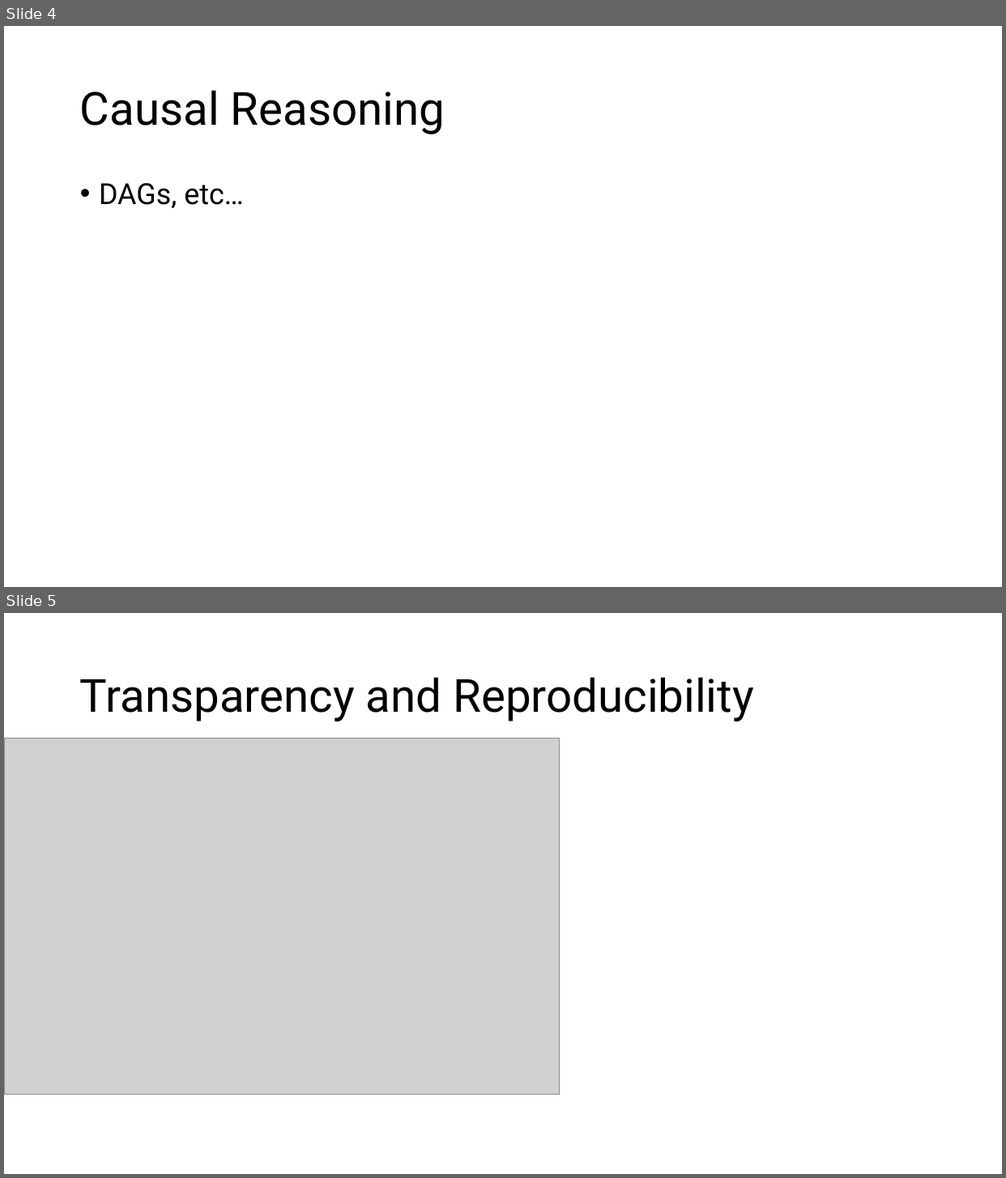
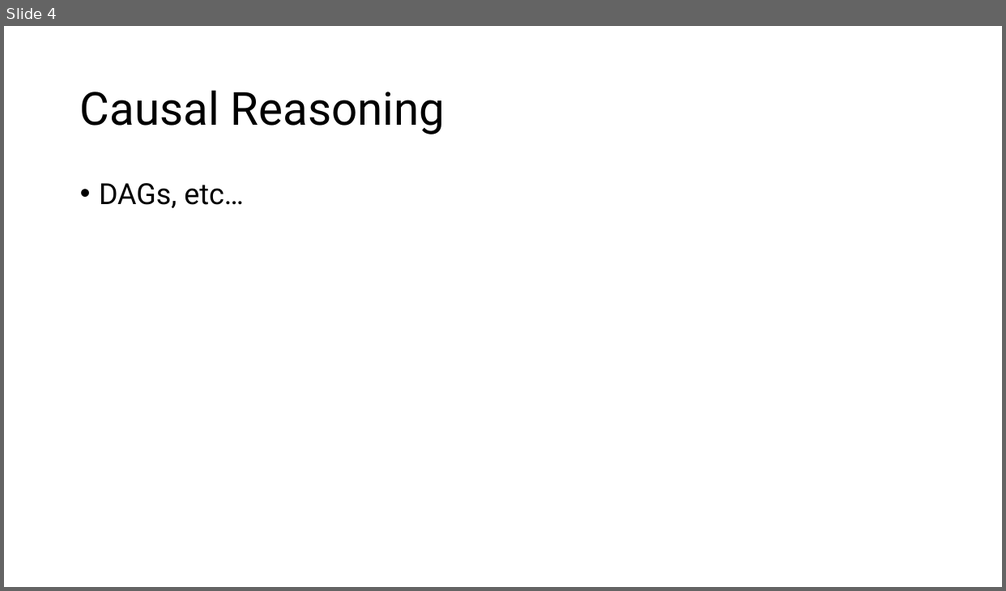
Before and after one commit to starnma1/BME_321_MiniProject, a slide deck: presentation/miniproject_presentation.pptx. Shown one above the other, each under a label of ours: slides 4 and 5 before the commit, slide 4 after it. The pictures are 1006x1178 and 1006x591 pixels, drawn with LibreOffice and Linux fonts; fonts in the diff are those of the drawing; grey boxes stand for pictures. Boxes give left, top, right and bottom in pixels: in the first picture for what was removed or moved away, otherwise in the second. Text is boxed around its words. In the diff, an @@ line names an element or a change of style, - is before the commit and + after.

```diff
--- a/presentation/miniproject_presentation.pptx
+++ b/presentation/miniproject_presentation.pptx
@@ slide 5 removed at [4,613,1002,1174], background #FFFFFF @@
@@ title removed at [80,677,753,722] @@
-Transparency and Reproducibility
@@ picture removed at [4,739,560,1095] @@
```
Also in this commit, not shown: 2 slides changed, 3 slides added, 1 other file.
